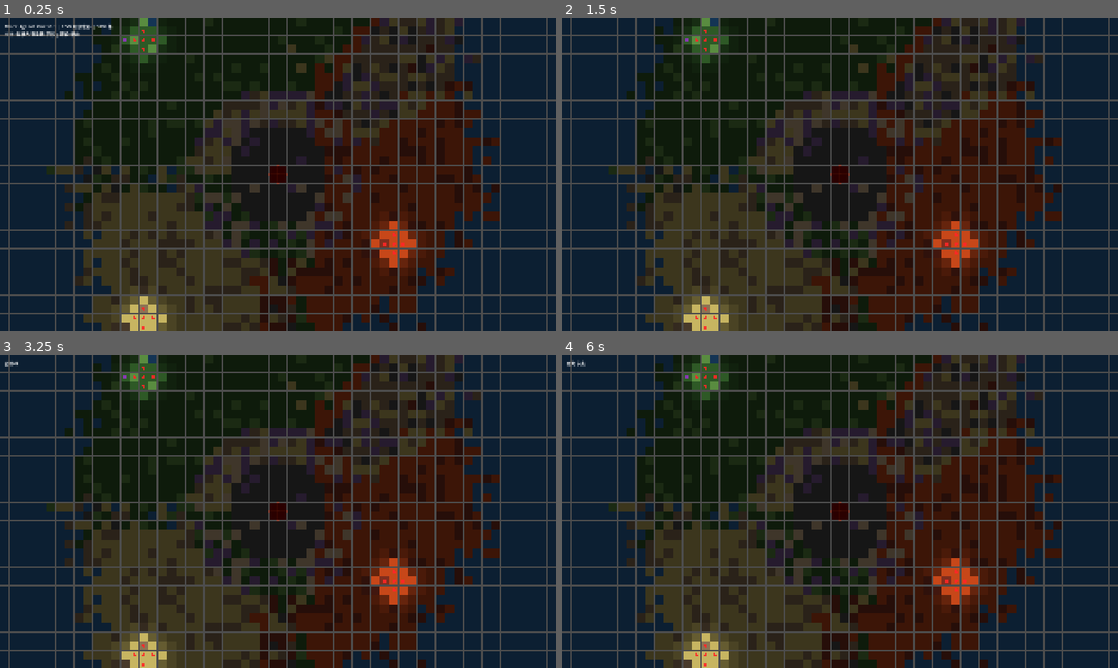
Above: before the commit, frames 1-4 (two rows, left to right).
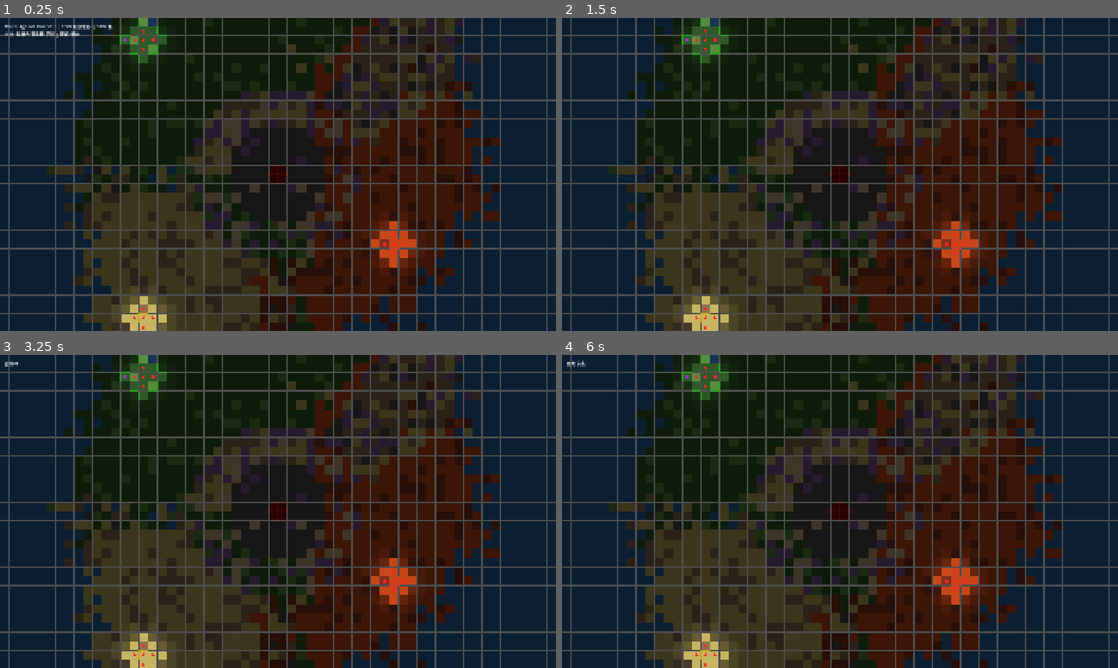
Above: after the commit, the same moments.

Repository: yushuis404-byte/three-against-one
Game: Godot game, scene res://scenes/main.tscn
Two runs of this game, one before a commit and one after it. Both use one fixed random seed, a clock stepped at 60 frames per second and the inputs below.
Inputs (mouse positions are in pixels of both pictures, inside the frame that each line leads up to):
- Up to frame 1 (0.25 s): no input
- Up to frame 2 (1.5 s): tap Enter at 0.5 s; move the mouse to (962, 158) at 0.52 s; hold Space (end_turn) 0.53-1.25 s; click (962, 158) at 0.67 s; drag from (728, 190) to (812, 237) at 1.27 s
- Up to frame 3 (3.25 s): tap Enter at 2 s; move the mouse to (333, 442) at 2.02 s; hold Space (end_turn) 2.03-2.75 s; click (333, 442) at 2.17 s; drag from (250, 574) to (111, 464) at 2.77 s
- Up to frame 4 (6 s): tap Enter at 3.5 s; move the mouse to (1006, 558) at 3.52 s; hold Space (end_turn) 3.53-4.25 s; click (1006, 558) at 3.67 s; drag from (673, 464) to (756, 433) at 4.27 s; move the mouse to (867, 511) at 5.02 s; hold Space (end_turn) 5.03-5.75 s; click (867, 511) at 5.17 s; drag from (756, 433) to (728, 527) at 5.77 s

The runs differ from the first frame. In frame 1, 0.1% of the frame differs, in the area x 21-72%, y 0-98%; in frame 2, 0.1%; in frame 3, 0.1%; in frame 4, 0.1%.

Commit message:
一个通过主城建筑判断探索区域是否为自己领土的功能

Diff:
--- a/scenes/main.tscn
+++ b/scenes/main.tscn
@@ -5,6 +5,7 @@
 [ext_resource type="Script" uid="uid://bte14bwxues10" path="res://scripts/grid_manager_2d.gd" id="3_grid"]
 [ext_resource type="Script" uid="uid://cwnwknb7gwbr1" path="res://scripts/resource_manager_2d.gd" id="4_res"]
 [ext_resource type="Script" uid="uid://ph5cqqvj2iv2" path="res://scripts/fog_of_war_2d.gd" id="5_fog"]
+[ext_resource type="Script" uid="uid://cusehjhmocsbj" path="res://scripts/territory_manager_2d.gd" id="6_territory"]
 
 [node name="Main" type="Node2D" unique_id=488890058]
 script = ExtResource("2_main")
@@ -23,6 +24,9 @@
 [node name="FogOfWar2D" type="Node2D" parent="GameBoard" unique_id=1642331471]
 script = ExtResource("5_fog")
 
+[node name="TerritoryManager2D" type="Node2D" parent="GameBoard" unique_id=1691525222]
+script = ExtResource("6_territory")
+
 [node name="UI" type="CanvasLayer" parent="." unique_id=114517761]
 
 [node name="DebugLabel" type="Label" parent="UI" unique_id=254840114]
--- a/scripts/fog_of_war_2d.gd
+++ b/scripts/fog_of_war_2d.gd
@@ -1,6 +1,8 @@
 extends Node2D
 ## 战争迷雾系统 — 每玩家独立 fog 网格
-## float: 0.0=可见, 0.7=无视野(半透明遮罩)
+## float: 0.0=已探索, 0.7=未探索(半透明遮罩)
+##
+## 首次探索时触发 0.3s 渐隐动画，完成后发射 fog_updated 信号
 
 var grid_cols := 100
 var grid_rows := 56
@@ -10,7 +12,11 @@
 var fog_grids: Array = []
 var current_player := 0
 
-signal fog_updated()
+signal fog_updated(player: int)
+
+# 渐隐动画追踪 [player]{Vector2i: elapsed}
+var _fading_out: Array = [{}, {}, {}]
+const FADE_DURATION := 0.3
 
 
 func _ready() -> void:
@@ -26,6 +32,39 @@
 				row.append(0.7)
 			grid.append(row)
 		fog_grids.append(grid)
+
+
+func _process(delta: float) -> void:
+	var changed_players: Dictionary = {}
+	for player in range(3):
+		var fading: Dictionary = _fading_out[player]
+		var still_fading: Dictionary = {}
+		for pos_key in fading:
+			var elapsed: float = fading[pos_key] + delta
+			var t := clampf(elapsed / FADE_DURATION, 0.0, 1.0)
+			var val := 0.7 * (1.0 - t)
+			var pos: Vector2i = pos_key
+			fog_grids[player][pos.y][pos.x] = val
+			if t >= 1.0:
+				fog_grids[player][pos.y][pos.x] = 0.0
+				changed_players[player] = true
+			else:
+				still_fading[pos_key] = elapsed
+		_fading_out[player] = still_fading
+
+	if not changed_players.is_empty():
+		queue_redraw()
+		for p in changed_players:
+			fog_updated.emit(p)
+
+	# 无活动动画时停止 _process
+	var any_active := false
+	for p in range(3):
+		if not _fading_out[p].is_empty():
+			any_active = true
+			break
+	if not any_active:
+		set_process(false)
 
 
 func _draw() -> void:
@@ -61,24 +100,49 @@
 
 # ========== 公共 API ==========
 
+func reveal_area(player: int, cx: int, cy: int, radius: int) -> void:
+	## 揭示区域并触发渐隐动画
+	var has_new := false
+	var fading: Dictionary = _fading_out[player]
+	for y in range(cy - radius, cy + radius + 1):
+		for x in range(cx - radius, cx + radius + 1):
+			if _in_bounds(x, y) and _manhattan_dist(x, y, cx, cy) <= radius:
+				if fog_grids[player][y][x] >= 0.7 and not fading.has(Vector2i(x, y)):
+					fading[Vector2i(x, y)] = 0.0
+					has_new = true
+	if has_new:
+		set_process(true)
+
+
 func reveal_tile(player: int, x: int, y: int) -> void:
+	## 揭示单个地块（无动画）
 	if _in_bounds(x, y):
 		fog_grids[player][y][x] = 0.0
 
 
-func reveal_area(player: int, cx: int, cy: int, radius: int) -> void:
+func reveal_area_immediate(player: int, cx: int, cy: int, radius: int) -> void:
+	## 揭示区域但不触发动画（用于初始设置）
+	var changed := false
 	for y in range(cy - radius, cy + radius + 1):
 		for x in range(cx - radius, cx + radius + 1):
 			if _in_bounds(x, y) and _manhattan_dist(x, y, cx, cy) <= radius:
-				fog_grids[player][y][x] = 0.0
+				if fog_grids[player][y][x] >= 0.7:
+					fog_grids[player][y][x] = 0.0
+					changed = true
+	if changed:
+		queue_redraw()
 
 
 func explore_area(player: int, cx: int, cy: int, radius: int) -> void:
-	for y in range(cy - radius, cy + radius + 1):
-		for x in range(cx - radius, cx + radius + 1):
-			if _in_bounds(x, y) and _manhattan_dist(x, y, cx, cy) <= radius:
-				if fog_grids[player][y][x] > 0.7:
-					fog_grids[player][y][x] = 0.7
+	## 依现有设计：无未探索态，故本函数仅保留接口
+	pass
+
+
+func is_explored(player: int, x: int, y: int) -> bool:
+	## 供 TerritoryManager 查询该格是否已被探索
+	if x < 0 or x >= grid_cols or y < 0 or y >= grid_rows:
+		return false
+	return fog_grids[player][y][x] <= 0.0
 
 
 func get_fog(player: int, x: int, y: int) -> float:
--- a/scripts/main.gd
+++ b/scripts/main.gd
@@ -23,11 +23,28 @@
 
 	# 初始视野：揭示三阵营出生点周围
 	var fog_mgr = $GameBoard/FogOfWar2D
-	fog_mgr.reveal_area(0, 35, 13, 2)  # 精灵
-	fog_mgr.reveal_area(0, 35, 43, 2)  # 矮人
-	fog_mgr.reveal_area(0, 62, 35, 2)  # 兽人
+	fog_mgr.reveal_area_immediate(0, 35, 13, 2)  # 精灵
+	fog_mgr.reveal_area_immediate(0, 35, 43, 2)  # 矮人
+	fog_mgr.reveal_area_immediate(0, 62, 35, 2)  # 兽人
 	fog_mgr.queue_redraw()
 	print("[Main] 2.5D 游戏就绪")
+
+	# 领土系统初始化
+	var territory_mgr = $GameBoard/TerritoryManager2D
+	territory_mgr.add_town_hall(0, Vector2i(35, 13))  # 精灵
+	territory_mgr.add_town_hall(1, Vector2i(35, 43))  # 矮人
+	territory_mgr.add_town_hall(2, Vector2i(62, 35))  # 兽人
+	territory_mgr.recalc_territory(0)
+	territory_mgr.recalc_territory(1)
+	territory_mgr.recalc_territory(2)
+
+	# 联通信號：迷雾动画完成后重算领土
+	fog_mgr.fog_updated.connect(_on_fog_updated)
+
+
+func _on_fog_updated(player: int) -> void:
+	var territory_mgr = $GameBoard/TerritoryManager2D
+	territory_mgr.recalc_territory(player)
 
 
 func _on_resource_hovered(text: String) -> void:
--- /dev/null
+++ b/scripts/territory_manager_2d.gd
@@ -0,0 +1,163 @@
+extends Node2D
+## 领土系统 — BFS 连通判定 + 边界线绘制
+##
+## 与己方主城连通（正交4方向BFS）且已被探索的格子 = 己方领土
+## 敌方踏入己方领土则自动显形
+
+signal territory_updated(player: int)
+
+var grid_cols := 100
+var grid_rows := 56
+var tile_size := 32.0
+var grid_center := Vector2(49.5, 27.5)
+
+# -1=无主/未探索, 0=精灵, 1=矮人, 2=兽人
+var owner_grid: Array = []
+var town_halls: Array = [[], [], []]  # [player]: Array[Vector2i]
+
+const BORDER_COLORS := [
+	Color(0.18, 0.60, 0.15),   # 0 Elf green
+	Color(0.80, 0.65, 0.10),   # 1 Dwarf gold
+	Color(0.80, 0.25, 0.15),   # 2 Orc red
+]
+const BORDER_WIDTH := 2.5
+
+
+func _ready() -> void:
+	_init_owner_grid()
+
+
+func _init_owner_grid() -> void:
+	owner_grid = []
+	for y in range(grid_rows):
+		var row: Array = []
+		for x in range(grid_cols):
+			row.append(-1)
+		owner_grid.append(row)
+
+
+# ========== 领土计算 ==========
+
+func add_town_hall(player: int, grid_pos: Vector2i) -> void:
+	town_halls[player].append(grid_pos)
+
+
+func remove_town_hall(player: int, grid_pos: Vector2i) -> void:
+	town_halls[player].erase(grid_pos)
+
+
+func recalc_territory(player: int) -> void:
+	## BFS 从主城出发，四方向连通已探索的可通行格
+	# 清除旧归属
+	for y in range(grid_rows):
+		for x in range(grid_cols):
+			if owner_grid[y][x] == player:
+				owner_grid[y][x] = -1
+
+	if town_halls[player].is_empty():
+		queue_redraw()
+		return
+
+	var fog_mgr = get_parent().get_node("FogOfWar2D")
+	var grid_mgr = get_parent().get_node("GridManager2D")
+	if not fog_mgr or not grid_mgr:
+		return
+
+	var visited := {}
+	var queue: Array = []
+
+	for th in town_halls[player]:
+		var key := Vector2i(th.x, th.y)
+		if not visited.has(key):
+			visited[key] = true
+			queue.append(th)
+
+	var dirs := [Vector2i(0, -1), Vector2i(0, 1), Vector2i(-1, 0), Vector2i(1, 0)]
+	while queue.size() > 0:
+		var pos: Vector2i = queue.pop_front()
+		owner_grid[pos.y][pos.x] = player
+
+		for d in dirs:
+			var nx: int = pos.x + d.x
+			var ny: int = pos.y + d.y
+			if nx < 0 or nx >= grid_cols or ny < 0 or ny >= grid_rows:
+				continue
+			var nkey := Vector2i(nx, ny)
+			if visited.has(nkey):
+				continue
+			# 仅进入已探索且可通行的格子
+			if not fog_mgr.is_explored(player, nx, ny):
+				continue
+			var terrain: int = grid_mgr.get_terrain_at(nx, ny)
+			if not TerrainData.is_passable(terrain):
+				continue
+			visited[nkey] = true
+			queue.append(nkey)
+
+	queue_redraw()
+	territory_updated.emit(player)
+
+
+# ========== 边界线绘制 ==========
+
+func _draw() -> void:
+	if owner_grid.is_empty():
+		return
+
+	var half := tile_size / 2.0
+	for y in range(grid_rows):
+		for x in range(grid_cols):
+			var owner: int = owner_grid[y][x]
+			if owner < 0:
+				continue
+
+			var color: Color = BORDER_COLORS[owner]
+			var pos := _grid_to_world(x, y)
+
+			# 上边：邻居不同或无主 → 画边界线
+			if y <= 0 or owner_grid[y - 1][x] != owner:
+				draw_line(
+					Vector2(pos.x - half, pos.y - half),
+					Vector2(pos.x + half, pos.y - half),
+					color, BORDER_WIDTH
+				)
+			# 下边
+			if y >= grid_rows - 1 or owner_grid[y + 1][x] != owner:
+				draw_line(
+					Vector2(pos.x - half, pos.y + half),
+					Vector2(pos.x + half, pos.y + half),
+					color, BORDER_WIDTH
+				)
+			# 左边
+			if x <= 0 or owner_grid[y][x - 1] != owner:
+				draw_line(
+					Vector2(pos.x - half, pos.y - half),
+					Vector2(pos.x - half, pos.y + half),
+					color, BORDER_WIDTH
+				)
+			# 右边
+			if x >= grid_cols - 1 or owner_grid[y][x + 1] != owner:
+				draw_line(
+					Vector2(pos.x + half, pos.y - half),
+					Vector2(pos.x + half, pos.y + half),
+					color, BORDER_WIDTH
+				)
+
+
+# ========== 公共接口 ==========
+
+func get_cell_owner(x: int, y: int) -> int:
+	if x < 0 or x >= grid_cols or y < 0 or y >= grid_rows:
+		return -1
+	return owner_grid[y][x]
+
+
+func is_territory(player: int, x: int, y: int) -> bool:
+	return get_cell_owner(x, y) == player
+
+
+# ========== 工具 ==========
+
+func _grid_to_world(grid_x: int, grid_y: int) -> Vector2:
+	var offset := Vector2(-grid_center.x * tile_size, -grid_center.y * tile_size)
+	return Vector2(grid_x * tile_size + offset.x, grid_y * tile_size + offset.y)
Not shown, changed: CLAUDE.md
